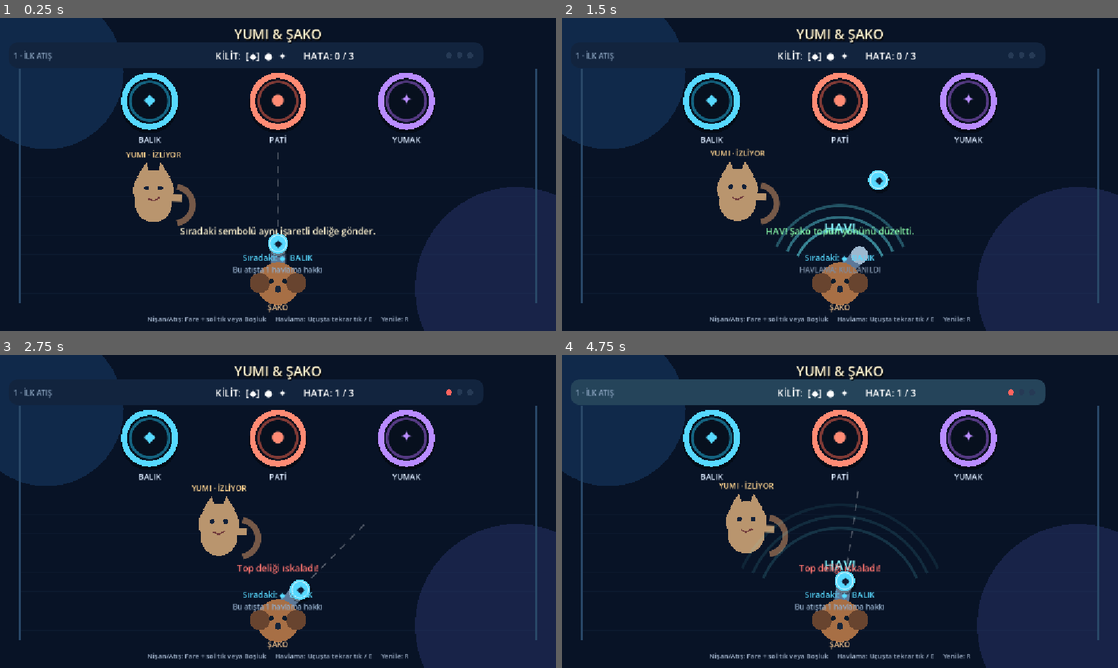
Above: before the commit, frames 1-4 (two rows, left to right).
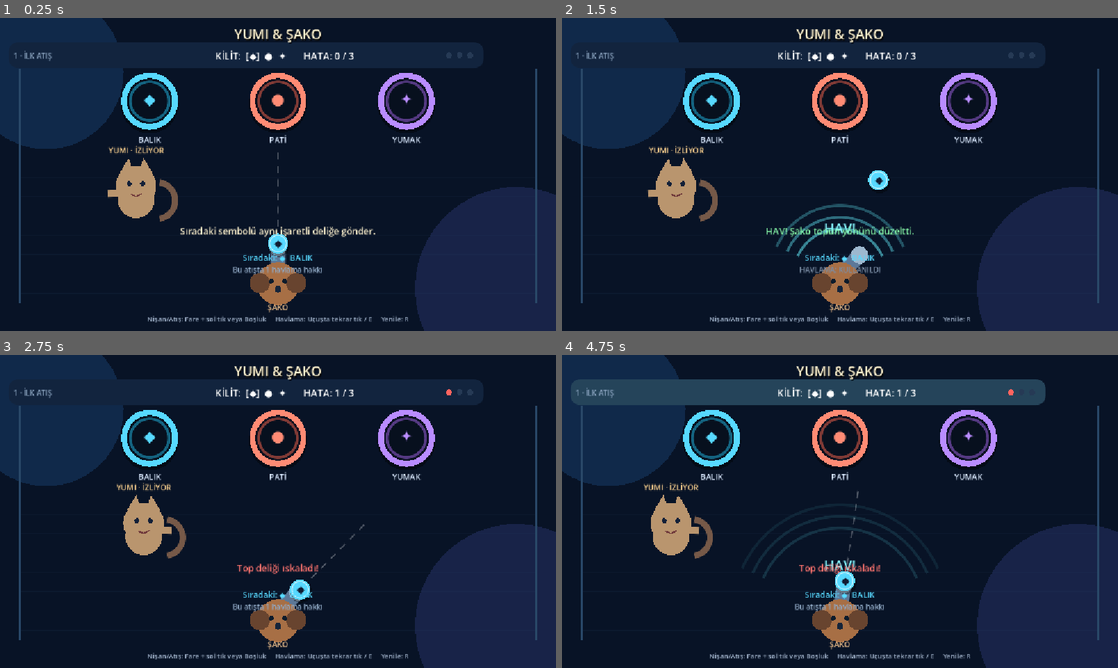
Above: after the commit, the same moments.

Repository: luzumsuzlar/yummyveshaco
Game: Godot game, scene res://scenes/main.tscn
The game is run twice, just before and just after one commit, with the same random seed, the same clock (stepped at 60 frames per second) and the same inputs.
Inputs (mouse positions are in pixels of both pictures, inside the frame that each line leads up to):
- Up to frame 1 (0.25 s): no input
- Up to frame 2 (1.5 s): tap Enter at 0.5, 0.8, 1.35 s; move the mouse to (962, 158) at 0.52 s; hold D 0.53-1.28 s; tap R at 0.6 s; click (962, 158) at 0.67 s; tap Space at 0.77, 1.07 s; move the mouse to (728, 190) at 1.27 s; hold A from 1.28 s (still down); click (728, 190) at 1.42 s
- Up to frame 3 (2.75 s): tap Space at 1.52, 1.82, 2.3 s; tap E at 1.55, 2.1 s; move the mouse to (333, 442) at 2.02 s; release A at 2.03 s; hold D from 2.03 s (still down); click (333, 442) at 2.17 s
- Up to frame 4 (4.75 s): move the mouse to (812, 574) at 2.77 s; tap Space at 2.85, 3.02, 3.32, 3.77, 4.07, 4.52 s; click (812, 574) at 2.92 s; tap R at 3.05, 3.6 s; move the mouse to (1006, 558) at 3.52 s; release D at 3.53 s; hold A from 3.53 s (still down); click (1006, 558) at 3.67 s; tap Enter at 3.8, 4.35 s; move the mouse to (673, 464) at 4.27 s; click (673, 464) at 4.42 s; tap E at 4.55 s

The runs differ from the first frame. In frame 1, 1.7% of the frame differs, in the area x 19-36%, y 40-67%; in frame 2, 2.7%; in frame 3, 2.7%; in frame 4, 2.8%, in the area x 14-41%, y 40-66%.

Commit message:
Yumi hareketini ve rastgele sekmeleri geliştir

Diff:
--- a/scripts/main.gd
+++ b/scripts/main.gd
@@ -17,6 +17,13 @@
 		"sequence": [0, 1, 2],
 		"yumi_speed": 72.0,
 		"yumi_active": false,
+		"move_directions": 2,
+		"turn_min": 2.4,
+		"turn_max": 3.6,
+		"vertical_range": 0.0,
+		"pause_chance": 0.04,
+		"dash_chance": 0.0,
+		"deflection_range": 120.0,
 		"moving_holes": false,
 		"intro": "Sıradaki sembolü aynı işaretli deliğe gönder.",
 	},
@@ -25,6 +32,13 @@
 		"sequence": [2, 0, 1, 2],
 		"yumi_speed": 142.0,
 		"yumi_active": true,
+		"move_directions": 4,
+		"turn_min": 0.9,
+		"turn_max": 1.8,
+		"vertical_range": 42.0,
+		"pause_chance": 0.09,
+		"dash_chance": 0.04,
+		"deflection_range": 220.0,
 		"moving_holes": false,
 		"intro": "Yumi hazırlanırken uçuşta tekrar tıkla: Şako HAV! desin.",
 	},
@@ -33,11 +47,19 @@
 		"sequence": [0, 2, 1, 0, 2],
 		"yumi_speed": 162.0,
 		"yumi_active": true,
+		"move_directions": 8,
+		"turn_min": 0.45,
+		"turn_max": 1.15,
+		"vertical_range": 62.0,
+		"pause_chance": 0.14,
+		"dash_chance": 0.16,
+		"deflection_range": 360.0,
 		"moving_holes": true,
 		"intro": "Delikler hareket ediyor. Atış anını seç ve havlamanı sakla.",
 	},
 ]
 
+var rng := RandomNumberGenerator.new()
 var hole_positions: Array[Vector2] = []
 var sequence: Array[int] = []
 var level_index := 0
@@ -53,6 +75,7 @@
 var ball_velocity := Vector2.ZERO
 var ball_type := 0
 var ball_swatted := false
+var ball_deflected_by_yumi := false
 var shot_delay := 0.0
 
 var bark_available := false
@@ -62,6 +85,10 @@
 var yumi_position := Vector2(300.0, 345.0)
 var yumi_direction := 1.0
 var yumi_speed := 100.0
+var yumi_velocity := Vector2.RIGHT
+var yumi_move_timer := 0.0
+var yumi_pause_timer := 0.0
+var yumi_dash_timer := 0.0
 var yumi_warning_timer := 0.0
 var yumi_warning_started := false
 var yumi_swipe_flash := 0.0
@@ -81,6 +108,7 @@
 
 
 func _ready() -> void:
+	rng.randomize()
 	for x_position in HOLE_BASE_X:
 		hole_positions.append(Vector2(float(x_position), HOLE_Y))
 	build_interface()
@@ -178,6 +206,7 @@
 	ball_position = LAUNCH_POS
 	ball_velocity = Vector2.ZERO
 	ball_swatted = false
+	ball_deflected_by_yumi = false
 	bark_available = false
 	bark_flash = 0.0
 	shot_delay = 0.35
@@ -185,9 +214,14 @@
 	yumi_position = Vector2(300.0, 345.0)
 	yumi_direction = 1.0
 	yumi_speed = float(config["yumi_speed"])
+	yumi_velocity = Vector2.RIGHT * yumi_speed
+	yumi_move_timer = 0.0
+	yumi_pause_timer = 0.0
+	yumi_dash_timer = 0.0
 	yumi_warning_timer = 0.0
 	yumi_warning_started = false
 	yumi_swipe_flash = 0.0
+	choose_yumi_direction(true)
 	status_label.text = str(config["intro"])
 	status_label.add_theme_color_override("font_color", Color("fff3cf"))
 	overlay.hide()
@@ -275,6 +309,7 @@
 	ball_velocity = direction * 520.0
 	ball_active = true
 	ball_swatted = false
+	ball_deflected_by_yumi = false
 	bark_available = true
 	yumi_warning_timer = 0.0
 	yumi_warning_started = false
@@ -315,14 +350,90 @@
 
 
 func move_yumi(delta: float) -> void:
-	yumi_position.x += yumi_direction * yumi_speed * delta
-	if yumi_position.x > 930.0:
+	var config := level_config()
+	var movement_scale := 0.18 if yumi_warning_timer > 0.0 else 1.0
+
+	if yumi_pause_timer > 0.0:
+		yumi_pause_timer = maxf(0.0, yumi_pause_timer - delta)
+		yumi_velocity = yumi_velocity.move_toward(Vector2.ZERO, yumi_speed * delta * 7.0)
+		if yumi_pause_timer == 0.0:
+			choose_yumi_direction(true)
+	else:
+		yumi_move_timer = maxf(0.0, yumi_move_timer - delta)
+		var was_dashing := yumi_dash_timer > 0.0
+		yumi_dash_timer = maxf(0.0, yumi_dash_timer - delta)
+		if was_dashing and yumi_dash_timer == 0.0 and yumi_velocity.length() > 0.0:
+			yumi_velocity = yumi_velocity.normalized() * yumi_speed
+		if yumi_move_timer == 0.0:
+			choose_yumi_direction()
+
+	yumi_position += yumi_velocity * delta * movement_scale
+
+	var vertical_range := float(config["vertical_range"])
+	var min_y := 348.0 - vertical_range
+	var max_y := 348.0 + vertical_range
+	var hit_boundary := false
+	if yumi_position.x < 222.0:
+		yumi_position.x = 222.0
+		yumi_velocity.x = absf(yumi_velocity.x)
+		hit_boundary = true
+	elif yumi_position.x > 930.0:
 		yumi_position.x = 930.0
-		yumi_direction = -1.0
-	elif yumi_position.x < 222.0:
-		yumi_position.x = 222.0
-		yumi_direction = 1.0
-	yumi_position.y = 348.0 + sin(level_time * 3.0) * 13.0
+		yumi_velocity.x = -absf(yumi_velocity.x)
+		hit_boundary = true
+	if vertical_range <= 0.0:
+		yumi_position.y = 348.0
+		yumi_velocity.y = 0.0
+	elif yumi_position.y < min_y:
+		yumi_position.y = min_y
+		yumi_velocity.y = absf(yumi_velocity.y)
+		hit_boundary = true
+	elif yumi_position.y > max_y:
+		yumi_position.y = max_y
+		yumi_velocity.y = -absf(yumi_velocity.y)
+		hit_boundary = true
+	if hit_boundary:
+		yumi_move_timer = minf(yumi_move_timer, 0.35)
+	if absf(yumi_velocity.x) > 5.0:
+		yumi_direction = signf(yumi_velocity.x)
+
+
+func choose_yumi_direction(force_move: bool = false) -> void:
+	var config := level_config()
+	if not force_move and rng.randf() < float(config["pause_chance"]):
+		yumi_pause_timer = rng.randf_range(0.18, 0.48)
+		yumi_move_timer = yumi_pause_timer
+		return
+
+	var directions: Array[Vector2] = [Vector2.LEFT, Vector2.RIGHT]
+	var direction_count := int(config["move_directions"])
+	if direction_count >= 4:
+		directions.append(Vector2.UP)
+		directions.append(Vector2.DOWN)
+	if direction_count >= 8:
+		directions.append(Vector2(-1.0, -1.0).normalized())
+		directions.append(Vector2(1.0, -1.0).normalized())
+		directions.append(Vector2(-1.0, 1.0).normalized())
+		directions.append(Vector2(1.0, 1.0).normalized())
+
+	var selected := directions[rng.randi_range(0, directions.size() - 1)]
+	if yumi_position.x < 300.0 and selected.x < 0.0:
+		selected.x = absf(selected.x)
+	elif yumi_position.x > 852.0 and selected.x > 0.0:
+		selected.x = -absf(selected.x)
+	var vertical_range := float(config["vertical_range"])
+	if vertical_range > 0.0:
+		if yumi_position.y < 348.0 - vertical_range * 0.72 and selected.y < 0.0:
+			selected.y = absf(selected.y)
+		elif yumi_position.y > 348.0 + vertical_range * 0.72 and selected.y > 0.0:
+			selected.y = -absf(selected.y)
+
+	var speed_multiplier := 1.0
+	if rng.randf() < float(config["dash_chance"]):
+		speed_multiplier = 1.48
+		yumi_dash_timer = rng.randf_range(0.20, 0.34)
+	yumi_velocity = selected.normalized() * yumi_speed * speed_multiplier
+	yumi_move_timer = rng.randf_range(float(config["turn_min"]), float(config["turn_max"]))
 
 
 func move_ball(delta: float) -> void:
@@ -344,6 +455,10 @@
 
 func update_yumi_attack(delta: float) -> void:
 	if not bool(level_config()["yumi_active"]) or ball_swatted:
+		return
+
+	if ball_position.distance_to(yumi_position) < 64.0:
+		deflect_ball_from_yumi()
 		return
 
 	if yumi_warning_timer > 0.0:
@@ -365,14 +480,28 @@
 
 
 func perform_yumi_swipe() -> void:
-	var push_direction := signf(ball_position.x - yumi_position.x)
-	if push_direction == 0.0:
-		push_direction = -yumi_direction
-	ball_velocity.x += push_direction * 330.0
-	ball_velocity.y *= 0.92
+	deflect_ball_from_yumi()
+
+
+func deflect_ball_from_yumi() -> void:
+	var config := level_config()
+	var contact_side := signf(ball_position.x - yumi_position.x)
+	if contact_side == 0.0:
+		contact_side = -1.0 if rng.randf() < 0.5 else 1.0
+	var deflection_range := float(config["deflection_range"])
+	var target_x := ball_position.x
+	target_x += contact_side * rng.randf_range(deflection_range * 0.18, deflection_range * 0.62)
+	target_x += rng.randf_range(-deflection_range * 0.55, deflection_range * 0.55)
+	target_x = clampf(target_x, 90.0, SCREEN_SIZE.x - 90.0)
+	var target_point := Vector2(target_x, HOLE_Y - 8.0)
+	var new_direction := (target_point - ball_position).normalized()
+	var new_speed := clampf(ball_velocity.length() * rng.randf_range(0.92, 1.08), 420.0, 620.0)
+	ball_velocity = new_direction * new_speed
 	ball_swatted = true
+	ball_deflected_by_yumi = true
+	yumi_warning_timer = 0.0
 	yumi_swipe_flash = 0.34
-	status_label.text = "PAT! Yumi topu saptırdı; havlama hâlâ kullanılabilir."
+	status_label.text = "PAT! Top Yumi'den rastgele bir yöne sekti!"
 	status_label.add_theme_color_override("font_color", Color("ffcf5a"))
 
 
@@ -390,6 +519,7 @@
 		return
 
 	if nearest_hole == ball_type and ball_type == sequence[progress]:
+		var lucky_yumi_goal := ball_deflected_by_yumi
 		progress += 1
 		ball_active = false
 		bark_available = false
@@ -398,10 +528,11 @@
 		if progress >= sequence.size():
 			finish_game(true)
 		else:
-			status_label.text = progress_hint()
+			status_label.text = "Yumi yanlışlıkla yardım etti! " + progress_hint() if lucky_yumi_goal else progress_hint()
 			status_label.add_theme_color_override("font_color", Color("86f7a8"))
 	else:
-		register_error("Yanlış delik! Kilitte çatlak oluştu.")
+		var error_message := "Yumi topu yanlış deliğe sektirdi!" if ball_deflected_by_yumi else "Yanlış delik! Kilitte çatlak oluştu."
+		register_error(error_message)
 
 
 func progress_hint() -> String:
@@ -435,7 +566,10 @@
 		game_state = "success"
 		overlay_title.text = "KİLİT AÇILDI!"
 		overlay_title.add_theme_color_override("font_color", Color("86f7a8"))
-		if level_index < LEVELS.size() - 1:
+		if ball_deflected_by_yumi:
+			overlay_subtitle.text = "Yumi son topu yanlışlıkla doğru deliğe gönderdi! Şako bu yardımı unutmayacak."
+			overlay_button.text = "SONRAKİ BÖLÜM" if level_index < LEVELS.size() - 1 else "BAŞA DÖN"
+		elif level_index < LEVELS.size() - 1:
 			overlay_subtitle.text = "%s tamamlandı. Sıradaki bölüm yeni bir kural ekliyor." % str(level_config()["name"])
 			overlay_button.text = "SONRAKİ BÖLÜM"
 		else:
Not shown, changed: README.md
Not shown, changed: docs/GAME_DESIGN.md
